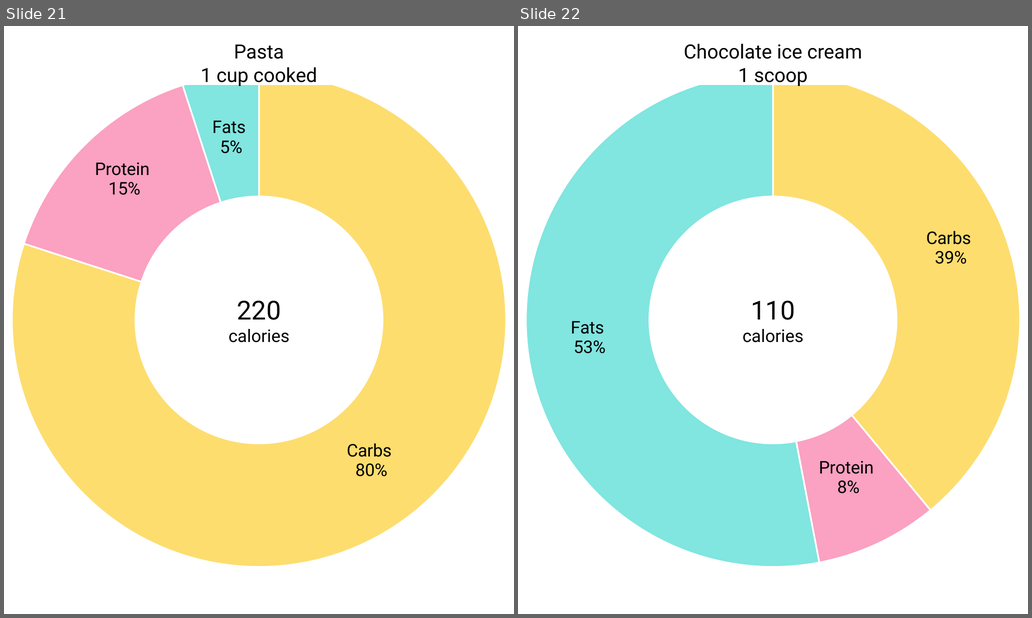
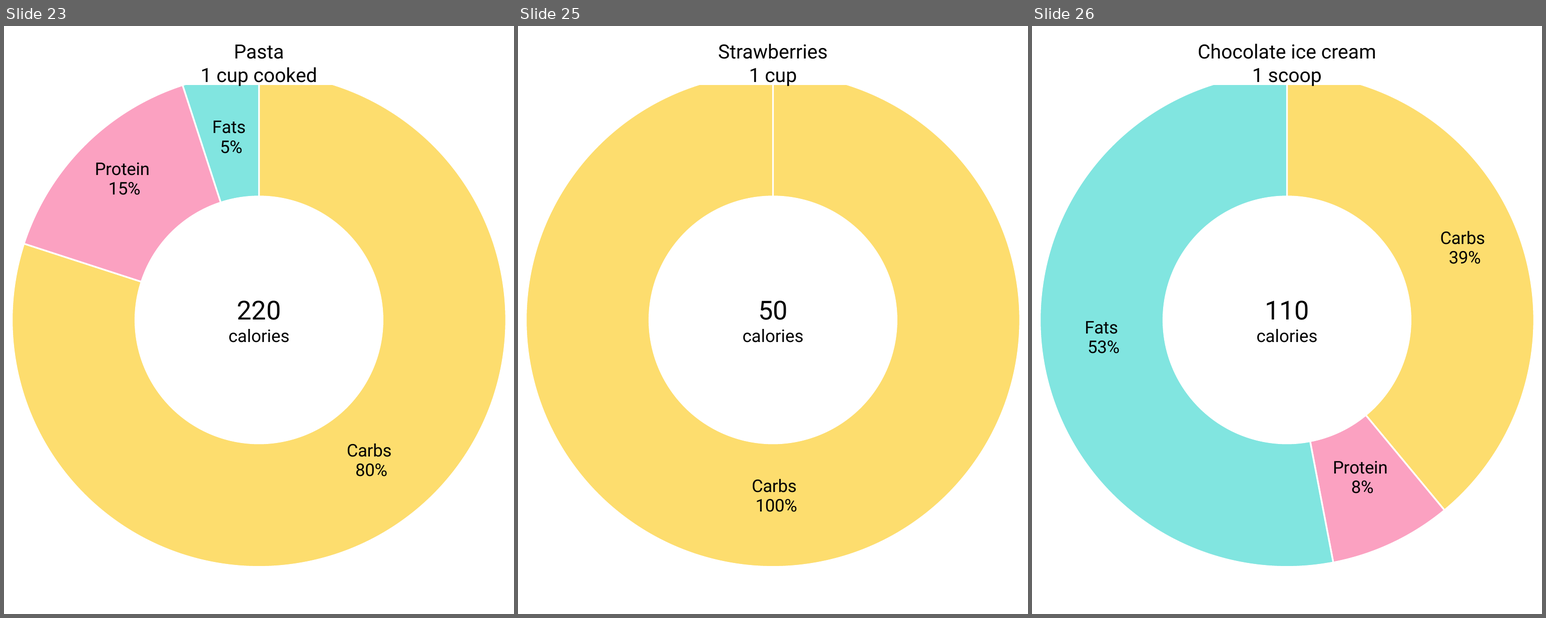
Before and after one commit to nicetats/macromania, a slide deck: Images/NutritionLabels/FoodTrackerPercentages.pptx. Shown side by side, each under a label of ours: slides 21 and 22 before the commit, slides 23, 25 and 26 after it; the slides between them are not shown. The pictures are 1032x618 and 1546x618 pixels, drawn with LibreOffice and Linux fonts; fonts in the diff are those of the drawing. Boxes give left, top, right and bottom in pixels: in the first picture for what was removed or moved away, otherwise in the second. Text is boxed around its words. In the diff, an @@ line names an element or a change of style, - is before the commit and + after.

Commit message:
Added food labels to fats and carbs

```diff
--- a/Images/NutritionLabels/FoodTrackerPercentages.pptx
+++ b/Images/NutritionLabels/FoodTrackerPercentages.pptx
@@ slide 25 added at (x1=518, y1=26, x2=1028, y2=614), background #FFFFFF @@
@@ doughnut chart added at (x1=518, y1=26, x2=1028, y2=614) @@
+categories: Carbs, Protein, Fats
+Series 1: 1, 0, 0
@@ rectangle added at (x1=636, y1=41, x2=910, y2=84), fill #FFFFFF, outline #FFFFFF 1 pt, 18 pt, text #000000 @@
+Strawberries
+1 cup
@@ text added at (x1=742, y1=300, x2=804, y2=342), 16 pt, text #000000 @@
+50
+calories
@@ what was slide 21 is now slide 23 @@
@@ what was slide 22 is now slide 26 @@
```
Also in this commit, not shown: 3 other slides added, 9 other files.
